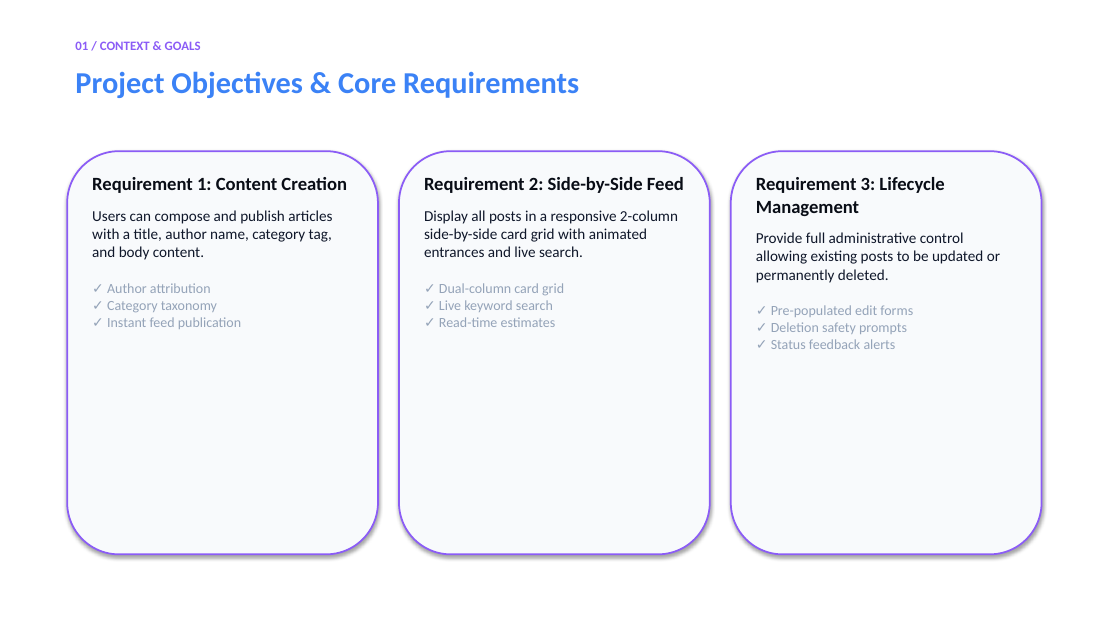
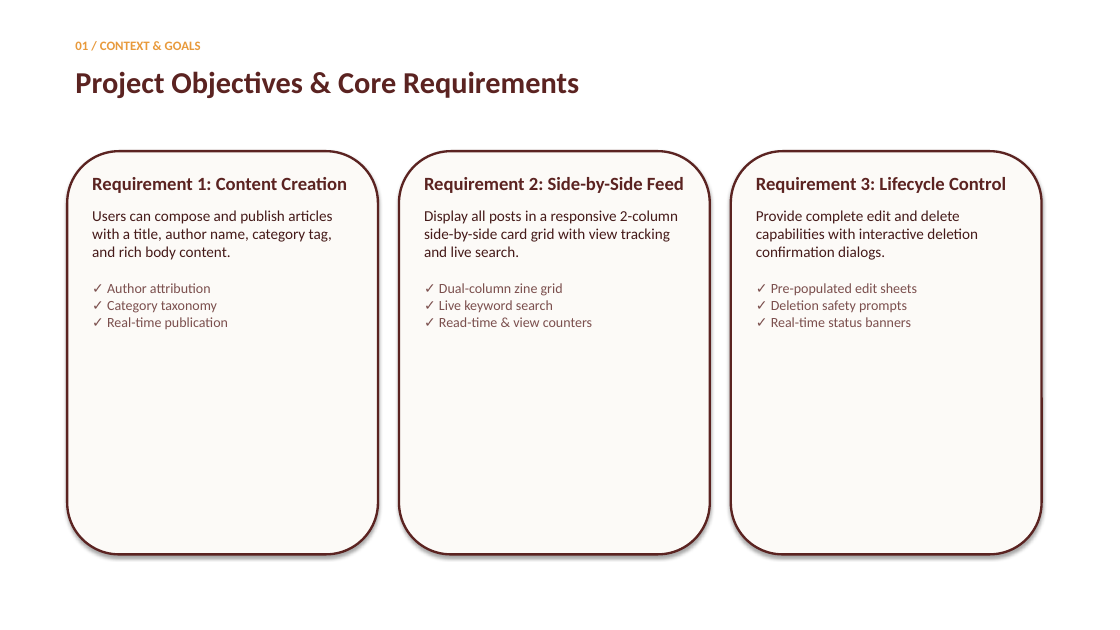
Before and after one commit to Ryzen2310/Blog, a slide deck: slide 2 of Blog project/presentation.pptx. Drawn at 1120x630 pixels with LibreOffice and Linux fonts; fonts in the diff are those of the drawing. Boxes give left, top, right and bottom in pixels: in the first picture for what was removed or moved away, otherwise in the second. Text is boxed around its words. In the diff, an @@ line names an element or a change of style, - is before the commit and + after.

```diff
--- a/Blog project/presentation.pptx
+++ b/Blog project/presentation.pptx
@@ text "01 / CONTEXT & GOALS" at [75, 41, 201, 50]: text colour #8B5CF6 to #E89A3C @@
@@ text "Project Objectives & Core Requirements" at [75, 71, 579, 98]: text colour #3B82F6 to #5B2321 @@
@@ text at [92, 177, 347, 193]: text colour #090D16 to #5B2321 in "Requirement 1: Content Creation" @@
@@ text at [424, 177, 684, 193]: text colour #090D16 to #5B2321 in "Requirement 2: Side-by-Side Feed" @@
@@ fill #F8FAFC to #FCFAF7; outline #8B5CF6 1.5 pt to #5B2321 2 pt in 3 elements at [67, 151, 378, 555], [399, 151, 710, 555], [731, 151, 1042, 555] @@
@@ text at [756, 177, 1006, 327]: text changed; text colour #0F172A to #451A19 @@
-Requirement 3: Lifecycle Management
-Provide full administrative control allowing existing posts to be updated or permanently deleted.
-✓ Pre-populated edit forms
-✓ Deletion safety prompts
-✓ Status feedback alerts
+Requirement 3: Lifecycle Control
+Provide complete edit and delete capabilities with interactive deletion confirmation dialogs.
+✓ Pre-populated edit sheets
+✓ Deletion safety prompts
+✓ Real-time status banners
@@ text at [92, 210, 332, 329]: text changed; text colour #0F172A to #451A19 @@
-Users can compose and publish articles with a title, author name, category tag, and body content.
-✓ Author attribution
-✓ Category taxonomy
-✓ Instant feed publication
+Users can compose and publish articles with a title, author name, category tag, and rich body content.
+✓ Author attribution
+✓ Category taxonomy
+✓ Real-time publication
@@ text at [424, 210, 678, 327]: text changed; text colour #0F172A to #451A19 @@
-Display all posts in a responsive 2-column side-by-side card grid with animated entrances and live search.
-✓ Dual-column card grid
-✓ Live keyword search
-✓ Read-time estimates
+Display all posts in a responsive 2-column side-by-side card grid with view tracking and live search.
+✓ Dual-column zine grid
+✓ Live keyword search
+✓ Read-time & view counters
```
Also in this commit, not shown: 9 other slides changed, 17 other files.
